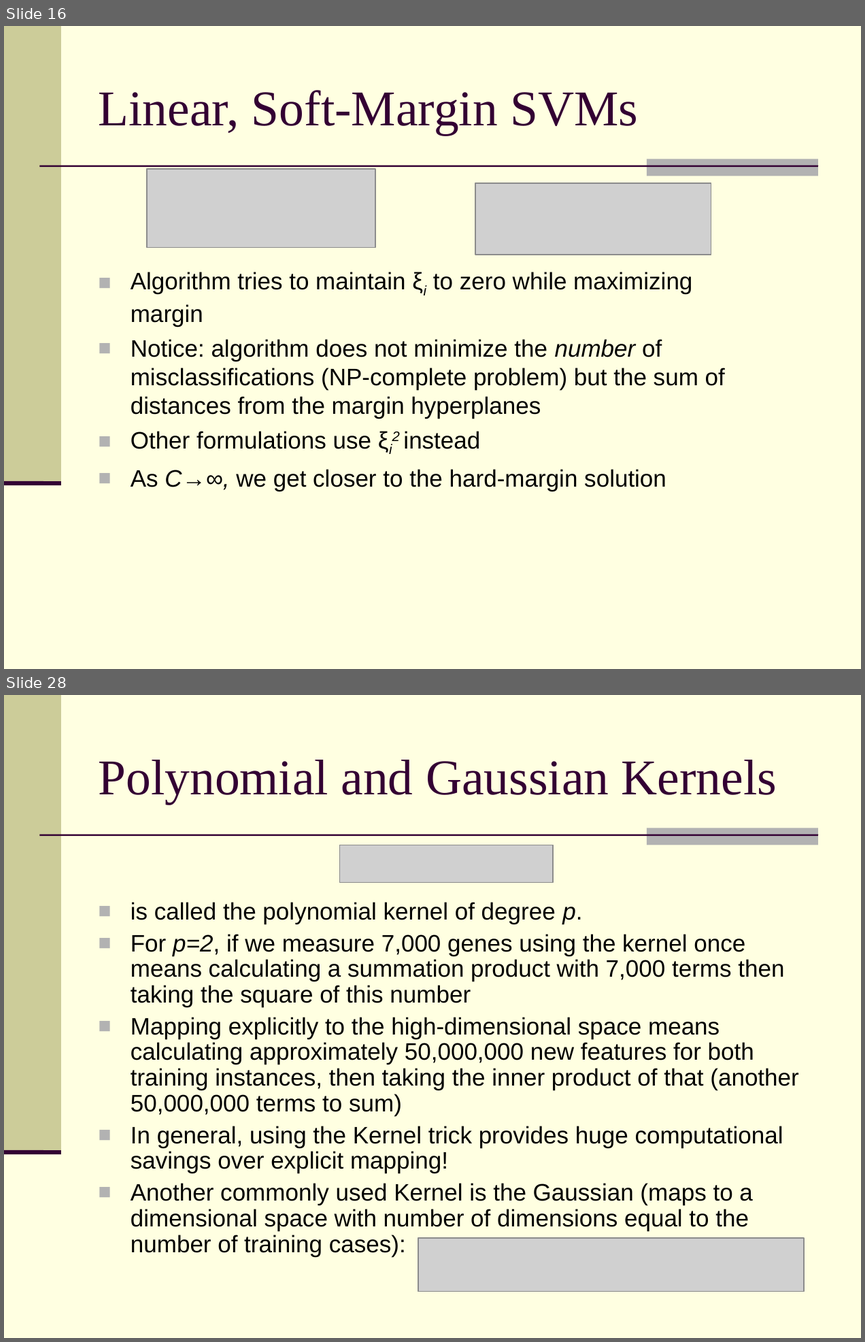
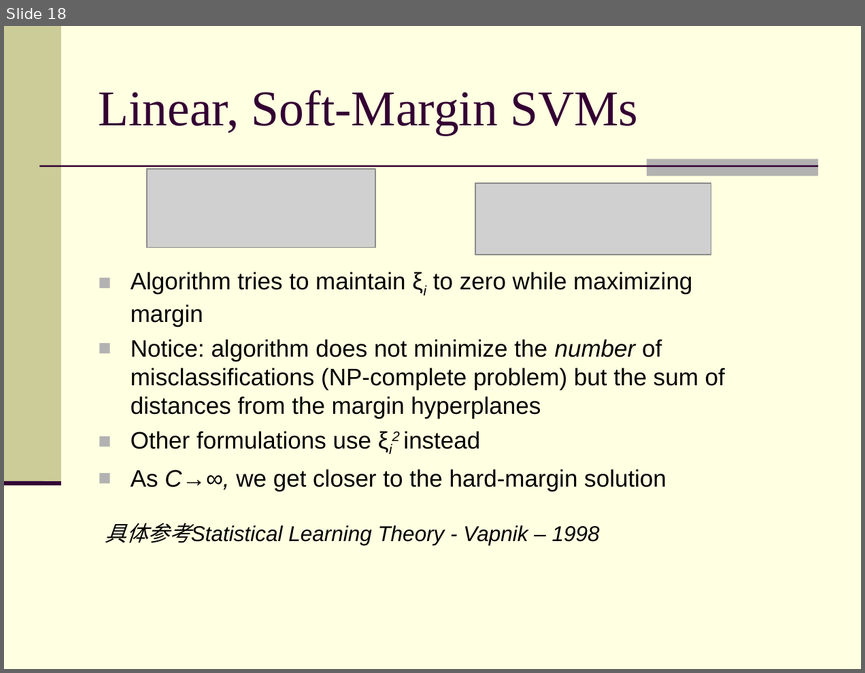
Before and after one commit to clickwise/user_click, a slide deck: docs/Introduction to Machine Learning.ppt. Shown one above the other, each under a label of ours: slides 16 and 28 before the commit, slide 18 after it; the slides between them are not shown. The pictures are 865x1342 and 865x673 pixels, drawn with LibreOffice and Linux fonts; fonts in the diff are those of the drawing; grey boxes stand for pictures. Boxes give left, top, right and bottom in pixels: in the first picture for what was removed or moved away, otherwise in the second. Text is boxed around its words. In the diff, an @@ line names an element or a change of style, - is before the commit and + after.

```diff
--- a/docs/Introduction to Machine Learning.ppt
+++ b/docs/Introduction to Machine Learning.ppt
@@ slide 28 removed at box(4, 695, 861, 1338), background #FFFFE1; not listed: 4 template elements that a slide beside it also shows @@
@@ title removed at box(99, 760, 776, 804) @@
-Polynomial and Gaussian Kernels
@@ picture removed at box(340, 845, 553, 883) @@
@@ text removed at box(130, 902, 798, 1256) @@
-■ is called the polynomial kernel of degree p.
-■ For p=2, if we measure 7,000 genes using the kernel once means calculating a summation product with 7,000 terms then taking the square of this number
-■ Mapping explicitly to the high-dimensional space means calculating approximately 50,000,000 new features for both training instances, then taking the inner product of that (another 50,000,000 terms to sum)
-■ In general, using the Kernel trick provides huge computational savings over explicit mapping!
-■ Another commonly used Kernel is the Gaussian (maps to a dimensional space with number of dimensions equal to the number of training cases):
@@ picture removed at box(418, 1238, 804, 1291) @@
@@ what was slide 16 is now slide 18 @@
@@ slide 18 changed as well @@
@@ text added at box(105, 522, 600, 545), 18 pt, text #000000, italic @@
+具体参考Statistical Learning Theory - Vapnik – 1998
```
Also in this commit, not shown: 1 other slide changed, 5 slides added, 21 other slides removed.
